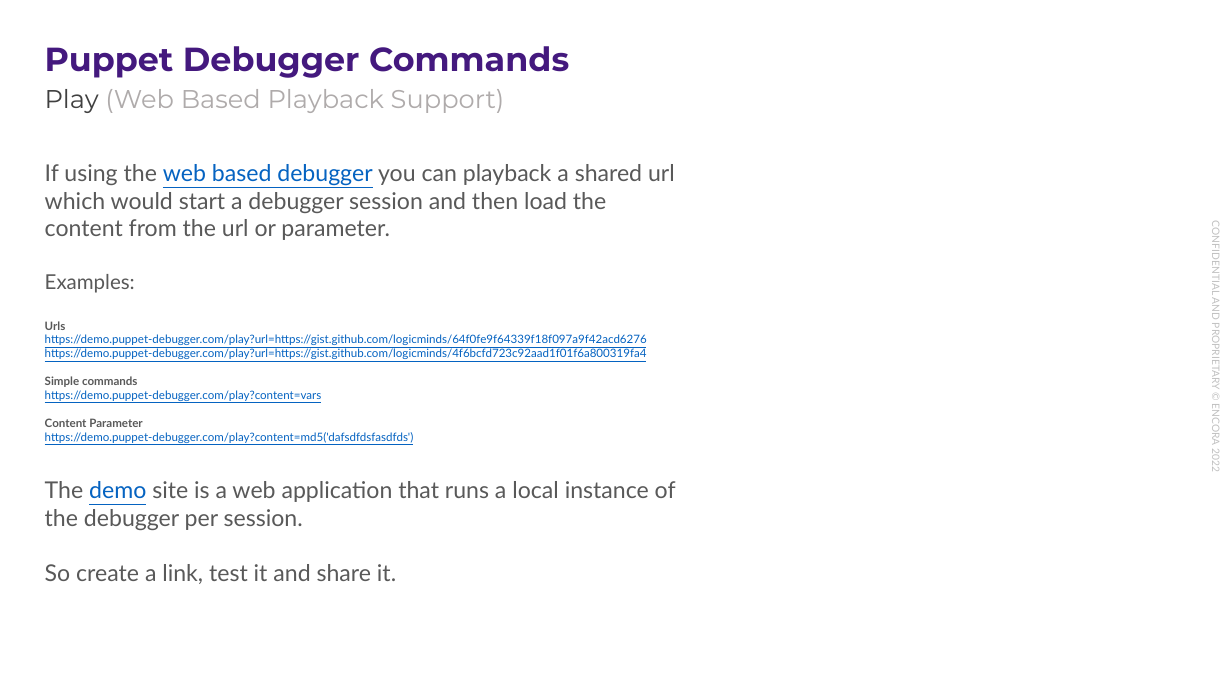
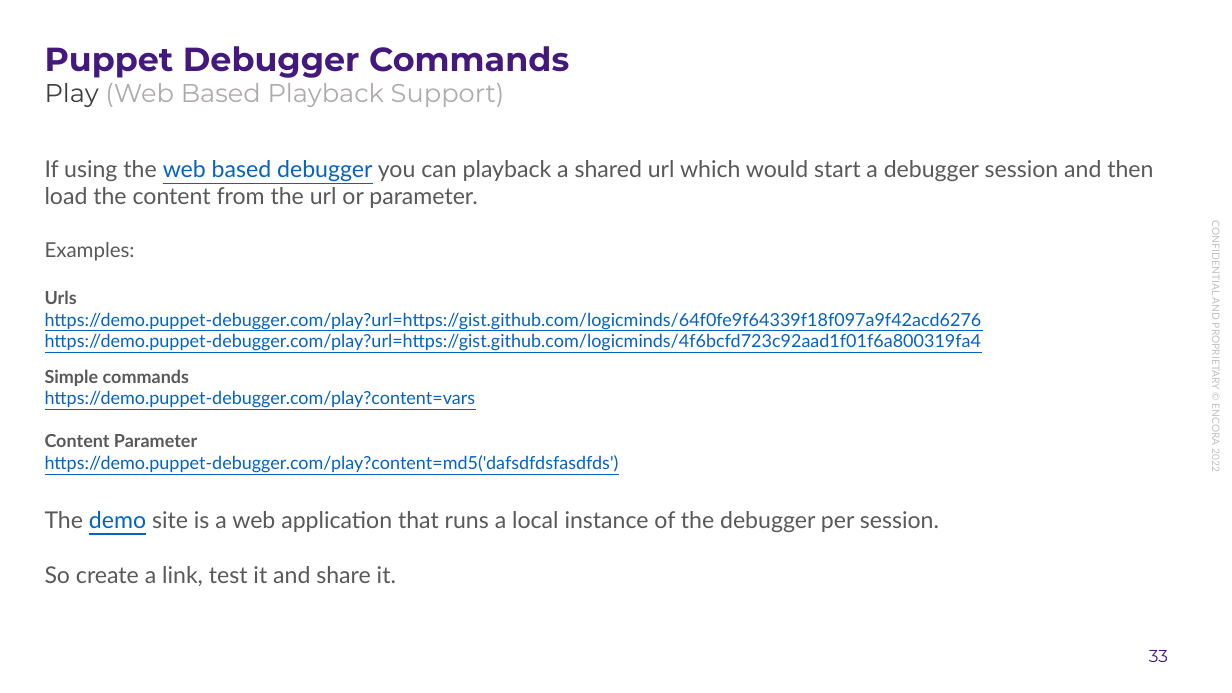
Before and after one commit to enogrob/presentation-puppet-debugger, a slide deck: slide 33 of docs/presentation-puppet-debugger.pptx (slide 25 before the commit). Drawn at 1232x693 pixels with LibreOffice and Linux fonts; fonts in the diff are those of the drawing; background and template pictures are left out. Boxes give left, top, right and bottom in pixels: in the first picture for what was removed or moved away, otherwise in the second. Text is boxed around its words. In the diff, an @@ line names an element or a change of style, - is before the commit and + after.

```diff
--- a/docs/presentation-puppet-debugger.pptx
+++ b/docs/presentation-puppet-debugger.pptx
@@ subtitle "Play (Web Based Playback Support)" rewrapped from bbox=[45, 89, 505, 113] to bbox=[45, 77, 505, 107] @@
@@ text at bbox=[45, 160, 1153, 473]: size 9 to 14 pt in "Urls https://demo.puppet-debugger.com/play?url=https://gist. ..." @@
@@ page number at bbox=[1149, 650, 1168, 662]: text changed; text colour #FFFFFF to #44197E @@
-25
+33
```
Also in this commit, not shown: 3 other slides changed, 7 slides added, 1 other file.
